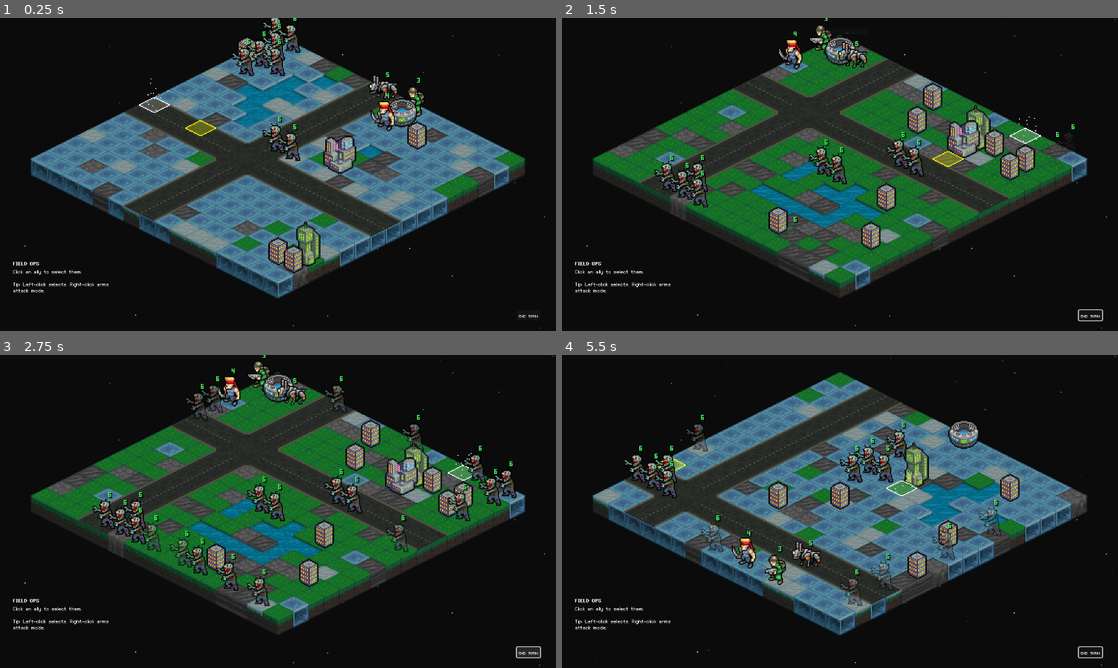
Above: before the commit, frames 1-4 (two rows, left to right).
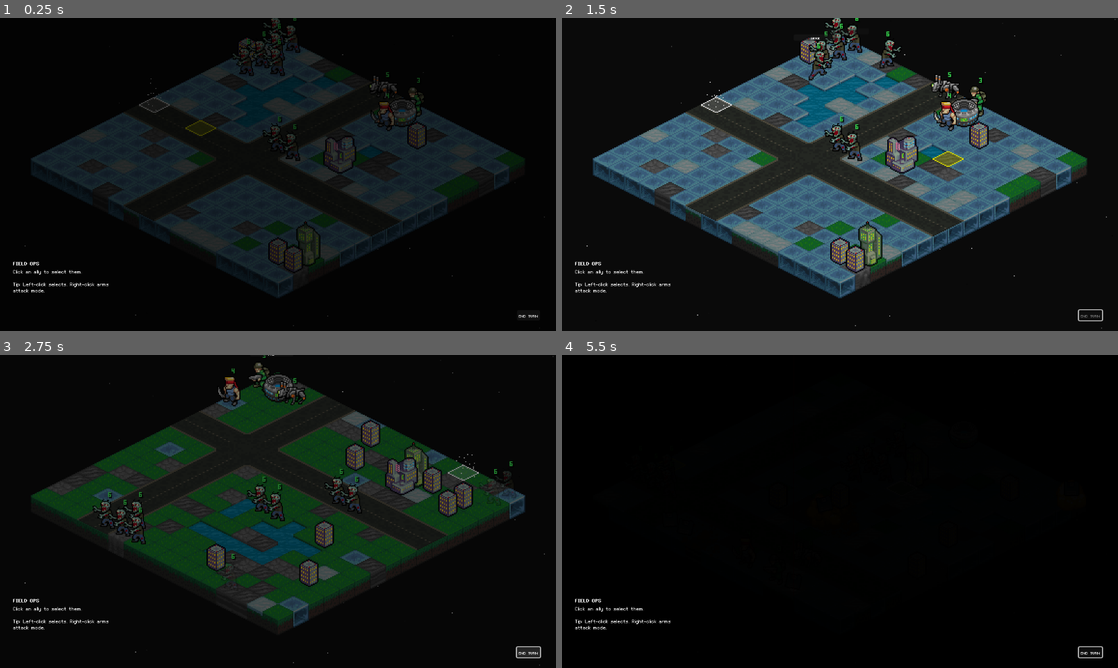
Above: after the commit, the same moments.

Repository: Tekknobot/MEKIII
Game: Godot game, scene res://scenes/Game.tscn
Two runs of this game, one before a commit and one after it. Both use one fixed random seed, a clock stepped at 60 frames per second and the inputs below.
Inputs (mouse positions are in pixels of both pictures, inside the frame that each line leads up to):
- Up to frame 1 (0.25 s): no input
- Up to frame 2 (1.5 s): click "End Turn" at 0.5 s; tap Enter at 1.25 s; move the mouse to (962, 158) at 1.27 s; tap R at 1.35 s; click (962, 158) at 1.42 s
- Up to frame 3 (2.75 s): tap Space (ui_select) at 1.52 s; click (528, 652) at 2 s, where only the run before the commit has a clickable "End Turn"
- Up to frame 4 (5.5 s): click "End Turn" at 2.75 s; drag from (728, 527) to (812, 574) at 3.52 s; move the mouse to (895, 442) at 4.27 s; tap 1 at 4.35 s; click (895, 442) at 4.42 s; tap R at 4.55 s; drag from (812, 574) to (673, 464) at 5.02 s

The runs differ from the first frame. In frame 1, 39% of the frame differs, in the area x 4-100%, y 0-100%; in frame 2, 36%; in frame 3, 30%; in frame 4, 39%, in the area x 5-100%, y 0-100%.
Error before the commit: Invalid type in function '_play_idle_anim' in base 'Node2D (MapController)'. The Object-derived class of argument 1 (previously freed) is not a subclass of the…

Commit message:
Fade transitions.

Diff:
--- a/scenes/Game.tscn
+++ b/scenes/Game.tscn
@@ -258,6 +258,7 @@
 
 [node name="Game" type="Node2D" groups=["GameMap"]]
 script = ExtResource("1_400sg")
+fade_rect_path = NodePath("UI/FadeLayer/ColorRect")
 water_patch_count = 1
 building_scenes = Array[PackedScene]([ExtResource("21_1fiys"), ExtResource("22_ho5ir"), ExtResource("23_evnk2"), ExtResource("24_ca228")])
 building_count = 12
@@ -341,13 +342,13 @@
 [node name="TurnManager" type="Node2D" parent="."]
 script = ExtResource("24_jai3c")
 map_controller_path = NodePath("../MapController")
-end_turn_button_path = NodePath("../CanvasLayer/EndTurnButton")
-hellfire_button_path = NodePath("../CanvasLayer/Hellfire")
-blade_button_path = NodePath("../CanvasLayer/Blade")
-mines_button_path = NodePath("../CanvasLayer/Mines")
-overwatch_button_path = NodePath("../CanvasLayer/Overwatch")
-suppress_button_path = NodePath("../CanvasLayer/Supress")
-stim_button_path = NodePath("../CanvasLayer/Stimpack")
+end_turn_button_path = NodePath("../UI/EndTurnButton")
+hellfire_button_path = NodePath("../UI/Hellfire")
+blade_button_path = NodePath("../UI/Blade")
+mines_button_path = NodePath("../UI/Mines")
+overwatch_button_path = NodePath("../UI/Overwatch")
+suppress_button_path = NodePath("../UI/Supress")
+stim_button_path = NodePath("../UI/Stimpack")
 beacon_deadline_round = 99
 
 [node name="Pickups" type="Node2D" parent="."]
@@ -386,10 +387,10 @@
 "unit_hurt": ExtResource("40_27c7x")
 }
 tnt_unit_splash_damage = 1
-bubble_ui_root_path = NodePath("../CanvasLayer/Bubbles")
+bubble_ui_root_path = NodePath("../UI/Bubbles")
 bubble_font = ExtResource("32_1gdd5")
 bubble_font_size = 16
-bubble_voice_player_path = NodePath("../CanvasLayer/Bubbles/BubbleVoice")
+bubble_voice_player_path = NodePath("../UI/Bubbles/BubbleVoice")
 bubble_voice_stream = ExtResource("43_evnk2")
 bubble_voice_volume = 0.235
 overwatch_ghost_offset = Vector2(0, -8)
@@ -405,14 +406,25 @@
 script = ExtResource("49_0wf52")
 map_controller_path = NodePath("../MapController")
 turn_manager_path = NodePath("../TurnManager")
-toast_path = NodePath("../CanvasLayer/TutorialToast")
-end_game_panel_path = NodePath("../CanvasLayer/EndGamePanelRuntime")
-
-[node name="CanvasLayer" type="CanvasLayer" parent="."]
-
-[node name="TutorialToast" parent="CanvasLayer" instance=ExtResource("50_3pold")]
-
-[node name="EndGamePanelRuntime" type="CanvasLayer" parent="CanvasLayer"]
+toast_path = NodePath("../UI/TutorialToast")
+end_game_panel_path = NodePath("../UI/EndGamePanelRuntime")
+
+[node name="UI" type="CanvasLayer" parent="."]
+
+[node name="FadeLayer" type="CanvasLayer" parent="UI"]
+
+[node name="ColorRect" type="ColorRect" parent="UI/FadeLayer"]
+anchors_preset = 15
+anchor_right = 1.0
+anchor_bottom = 1.0
+grow_horizontal = 2
+grow_vertical = 2
+mouse_filter = 1
+color = Color(0, 0, 0, 1)
+
+[node name="TutorialToast" parent="UI" instance=ExtResource("50_3pold")]
+
+[node name="EndGamePanelRuntime" type="CanvasLayer" parent="UI"]
 script = ExtResource("51_3ugab")
 title_font = ExtResource("52_px4p2")
 body_font = ExtResource("53_x0rj3")
@@ -422,7 +434,7 @@
 button_font_size = 16
 desc_font = ExtResource("53_x0rj3")
 
-[node name="EndTurnButton" type="Button" parent="CanvasLayer"]
+[node name="EndTurnButton" type="Button" parent="UI"]
 offset_left = 1071.0
 offset_top = 605.0
 offset_right = 1119.0
@@ -430,7 +442,7 @@
 theme_override_fonts/font = ExtResource("32_1gdd5")
 text = "End Turn"
 
-[node name="Hellfire" type="Button" parent="CanvasLayer"]
+[node name="Hellfire" type="Button" parent="UI"]
 offset_left = 886.0
 offset_top = 605.0
 offset_right = 934.0
@@ -438,7 +450,7 @@
 theme_override_fonts/font = ExtResource("32_1gdd5")
 text = "Hellfire"
 
-[node name="Blade" type="Button" parent="CanvasLayer"]
+[node name="Blade" type="Button" parent="UI"]
 offset_left = 996.0
 offset_top = 605.0
 offset_right = 1044.0
@@ -446,7 +458,7 @@
 theme_override_fonts/font = ExtResource("32_1gdd5")
 text = "Blade"
 
-[node name="Mines" type="Button" parent="CanvasLayer"]
+[node name="Mines" type="Button" parent="UI"]
 offset_left = 941.0
 offset_top = 605.0
 offset_right = 989.0
@@ -455,7 +467,7 @@
 text = "Mines
 "
 
-[node name="Supress" type="Button" parent="CanvasLayer"]
+[node name="Supress" type="Button" parent="UI"]
 offset_left = 886.0
 offset_top = 577.0
 offset_right = 934.0
@@ -463,7 +475,7 @@
 theme_override_fonts/font = ExtResource("32_1gdd5")
 text = "Supress"
 
-[node name="Stimpack" type="Button" parent="CanvasLayer"]
+[node name="Stimpack" type="Button" parent="UI"]
 offset_left = 996.0
 offset_top = 577.0
 offset_right = 1044.0
@@ -472,7 +484,7 @@
 text = "Stimpack
 "
 
-[node name="Overwatch" type="Button" parent="CanvasLayer"]
+[node name="Overwatch" type="Button" parent="UI"]
 offset_left = 941.0
 offset_top = 577.0
 offset_right = 989.0
@@ -480,10 +492,10 @@
 theme_override_fonts/font = ExtResource("32_1gdd5")
 text = "Watcher"
 
-[node name="Bubbles" type="Control" parent="CanvasLayer"]
+[node name="Bubbles" type="Control" parent="UI"]
 layout_mode = 3
 anchors_preset = 0
 offset_right = 40.0
 offset_bottom = 40.0
 
-[node name="BubbleVoice" type="AudioStreamPlayer2D" parent="CanvasLayer/Bubbles"]
+[node name="BubbleVoice" type="AudioStreamPlayer2D" parent="UI/Bubbles"]
--- a/scripts/game.gd
+++ b/scripts/game.gd
@@ -1,5 +1,13 @@
 extends Node2D
 class_name Game
+
+@export var fade_rect_path: NodePath
+@export var fade_out_time := 0.88
+@export var fade_in_time := 0.88
+@export var fade_hold_time := 0.02
+
+var _fade_rect: ColorRect
+var _regen_in_progress := false
 
 # -------------------------------------------------
 # MAP + ROADS + STRUCTURES ONLY
@@ -103,20 +111,24 @@
 	RunStateNode.clear()
 
 func _ready() -> void:
+	_fade_rect = get_node_or_null(fade_rect_path) as ColorRect
+	if _fade_rect != null:
+		_fade_rect.mouse_filter = Control.MOUSE_FILTER_IGNORE
+		_fade_rect.visible = true
+		var c := _fade_rect.color
+		c.a = 1.0 # start black
+		_fade_rect.color = c
+
+	# build the map normally (no fades inside)
 	_start_max_zombies = map_controller.max_zombies
-
 	rng.randomize()
-
 	if randomize_season_each_generation:
 		season = SEASONS[rng.randi_range(0, SEASONS.size() - 1)]
 
 	grid = GridData.new()
 	grid.setup(map_width, map_height, T_DIRT)
 
-	# Full pipeline: base -> roads -> water (protected) -> connectivity -> paint
 	generate_map()
-
-	# Structures after terrain+roads are final (avoids roads+water)
 	spawn_structures()
 
 	map_controller.terrain_path = terrain.get_path()
@@ -125,18 +137,37 @@
 	map_controller.setup(self)
 	map_controller.spawn_units()
 
-	# ✅ now units exist, so selection + buttons can initialize
 	if turn_manager != null:
 		turn_manager.on_units_spawned()
+
+	# now reveal the scene
+	await get_tree().process_frame
+	await _fade_to(0.0, fade_in_time)
+
 
 func _input(event: InputEvent) -> void:
 	if event is InputEventKey and event.pressed and not event.echo:
 		if event.keycode == KEY_R:
 			map_controller.max_zombies = _start_max_zombies
-			regenerate_map()
+			await regenerate_map_faded()
 
 		if event.keycode == KEY_1:
 			map_controller.satellite_sweep()
+
+func _fade_alpha() -> float:
+	if _fade_rect == null or not is_instance_valid(_fade_rect):
+		return 0.0
+	return clampf(_fade_rect.color.a, 0.0, 1.0)
+
+
+func _is_faded_out() -> bool:
+	# black
+	return _fade_alpha() >= 0.99
+
+
+func _is_faded_in() -> bool:
+	# transparent
+	return _fade_alpha() <= 0.01
 
 func regenerate_map() -> void:
 	rng.randomize()
@@ -148,18 +179,65 @@
 		grid = GridData.new()
 	grid.setup(map_width, map_height, T_DIRT)
 
-	# Full pipeline: base -> roads -> water (protected) -> connectivity -> paint
+	# Full pipeline
 	generate_map()
-
 	spawn_structures()
 
-	# Re-setup + respawn units
 	map_controller.setup(self)
 	map_controller.spawn_units()
 
-	# ✅ IMPORTANT: after regen, tell TurnManager units exist again
 	if turn_manager != null and is_instance_valid(turn_manager):
 		turn_manager.on_units_spawned()
+
+func regenerate_map_faded() -> void:
+	if _regen_in_progress:
+		return
+	_regen_in_progress = true
+
+	# Ensure fade rect is click-through no matter what
+	if _fade_rect != null and is_instance_valid(_fade_rect):
+		_fade_rect.mouse_filter = Control.MOUSE_FILTER_IGNORE
+
+	# 1) If we're currently visible, fade OUT to black first
+	if not _is_faded_out():
+		await _fade_to(1.0, fade_out_time)
+
+	if fade_hold_time > 0.0:
+		await get_tree().create_timer(fade_hold_time).timeout
+
+	# 2) Do the work while black
+	regenerate_map()
+
+	# let visuals apply
+	await get_tree().process_frame
+
+	# 3) Fade IN back to gameplay
+	await _fade_to(0.0, fade_in_time)
+
+	_regen_in_progress = false
+
+func _fade_to(target_alpha: float, seconds: float) -> void:
+	if _fade_rect == null or not is_instance_valid(_fade_rect):
+		# no fade node wired, just skip
+		return
+
+	_fade_rect.visible = true
+
+	# Kill old tween if you spam R
+	var tw := get_tree().create_tween()
+	tw.set_pause_mode(Tween.TWEEN_PAUSE_PROCESS)
+
+	var c := _fade_rect.color
+	c.a = clampf(c.a, 0.0, 1.0)
+	_fade_rect.color = c
+
+	tw.tween_property(_fade_rect, "color:a", clampf(target_alpha, 0.0, 1.0), max(seconds, 0.001))
+
+	await tw.finished
+
+	# hide when fully transparent
+	if target_alpha <= 0.001:
+		_fade_rect.visible = false
 
 # -------------------------------------------------
 # Map Generation (terrain only)
--- a/scripts/tutorial_manager.gd
+++ b/scripts/tutorial_manager.gd
@@ -166,7 +166,7 @@
 		"ally_selected":
 			if step == Step.INTRO_SELECT:
 				_advance(Step.INTRO_MOVE)
-				#_on_you_win()
+				_on_you_win()
 
 		"ally_moved":
 			if step == Step.INTRO_MOVE:
@@ -289,8 +289,8 @@
 			end_panel.continue_pressed.connect(func():
 				if M != null and is_instance_valid(M) and M.game_ref != null and is_instance_valid(M.game_ref):
 					var G = M.game_ref
-					if G.has_method("regenerate_map"):
-						G.call("regenerate_map")
+					if G.has_method("regenerate_map_faded"):
+						G.call("regenerate_map_faded")
 			)
 
 func _roll_3_upgrades() -> Array:
